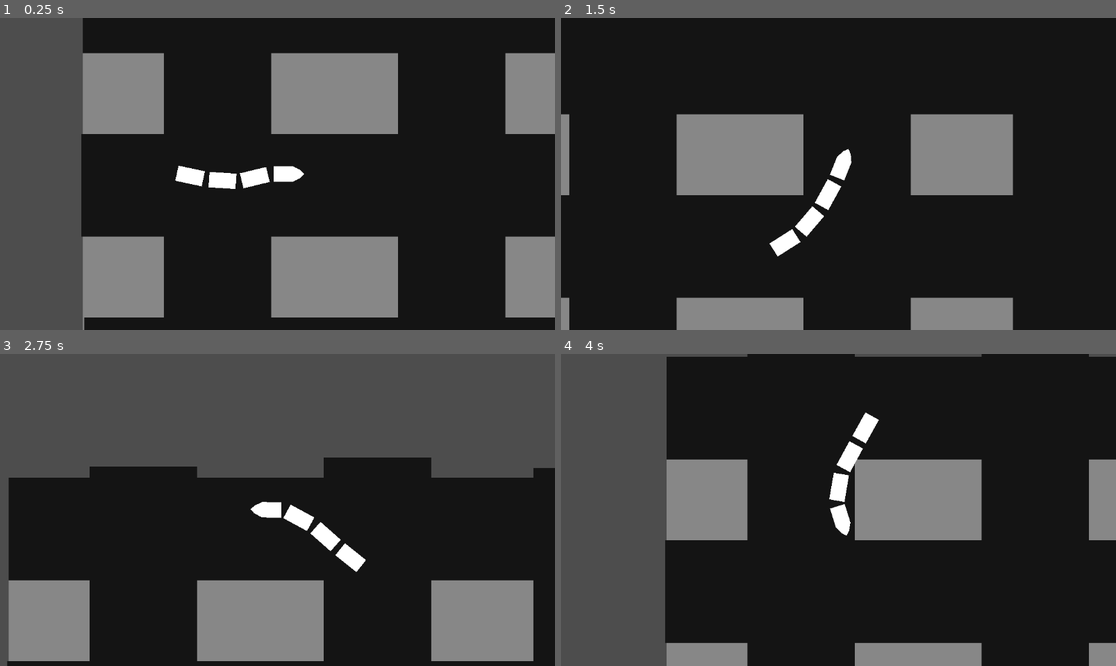
Above: before the commit, frames 1-4 (two rows, left to right).
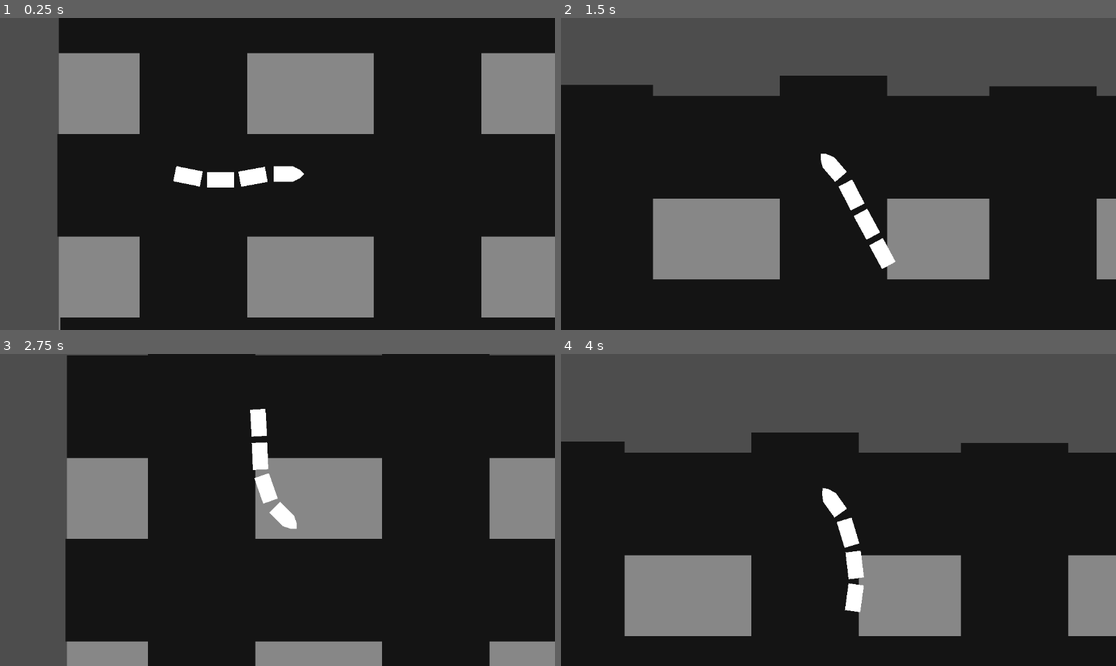
Above: after the commit, the same moments.

Repository: GodMadeEarth/Godot-Wild-Jam-59
Game: Godot game, scene res://game.tscn
The game is run twice, just before and just after one commit, with the same random seed, the same clock (stepped at 60 frames per second) and the same inputs.
Inputs:
- Up to frame 1 (0.25 s): no input
- Up to frame 2 (1.5 s): hold A (Move_L) 0.53-1.28 s; tap D (Move_R) at 0.8, 1.35 s
- Up to frame 3 (2.75 s): tap A (Move_L) at 1.55 s; hold A (Move_L) from 2.03 s (still down); tap D (Move_R) at 2.3 s
- Up to frame 4 (4 s): release A (Move_L) at 2.78 s; tap D (Move_R) at 2.85, 3.8 s; tap A (Move_L) at 3.05 s; hold A (Move_L) from 3.53 s (still down)

The runs differ from the first frame. In frame 1, 14% of the frame differs, in the area x 10-92%, y 0-100%; in frame 2, 51%; in frame 3, 63%; in frame 4, 63%, in the area x 0-100%, y 0-100%.

Commit message:
added straight movement and ark movement

Diff:
--- a/Godot-wild-jam-59/Train.gd
+++ b/Godot-wild-jam-59/Train.gd
@@ -11,14 +11,25 @@
 
 # Called every frame. 'delta' is the elapsed time since the previous frame.
 func _physics_process(delta):
-	move(delta)
-
-func move(delta):
+	move_straight(delta)
+func move_arc(delta):
 	if Input.is_action_pressed("Move_L"):
 		set_dir(-0.05)
 	if Input.is_action_pressed("Move_R"):
 		set_dir(0.05)
 
+
+	var velocity = (Vector2.UP.rotated(rotation) * speed*delta)
+	rotation = rotation+(rotation_direction*rotation_speed*delta)
+	position += velocity
+
+func move_straight(delta):
+	if Input.is_action_pressed("Move_L"):
+		set_dir(-0.05)
+		rotation = rotation+(rotation_direction*rotation_speed*delta)
+	if Input.is_action_pressed("Move_R"):
+		set_dir(0.05)
+		rotation = rotation+(rotation_direction*rotation_speed*delta)
 
 	var velocity = (Vector2.UP.rotated(rotation) * speed*delta)
 	rotation = rotation+(rotation_direction*rotation_speed*delta)
--- a/Godot-wild-jam-59/train.tscn
+++ b/Godot-wild-jam-59/train.tscn
@@ -8,7 +8,7 @@
 [node name="Train head" type="CharacterBody2D" parent="."]
 position = Vector2(3.61999e-06, 1)
 script = ExtResource("1_42oq3")
-speed = 300
+speed = 500
 metadata/_edit_group_ = true
 
 [node name="Polygon2D" type="Polygon2D" parent="Train head"]
